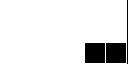
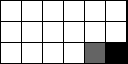
Layered file, before and after one edit (w=128, h=64). Changes by layer:
added layer "Unknown" above "Grid" over [85, 43, 105, 63]
hid "Grid" over [0, 0, 127, 64]
